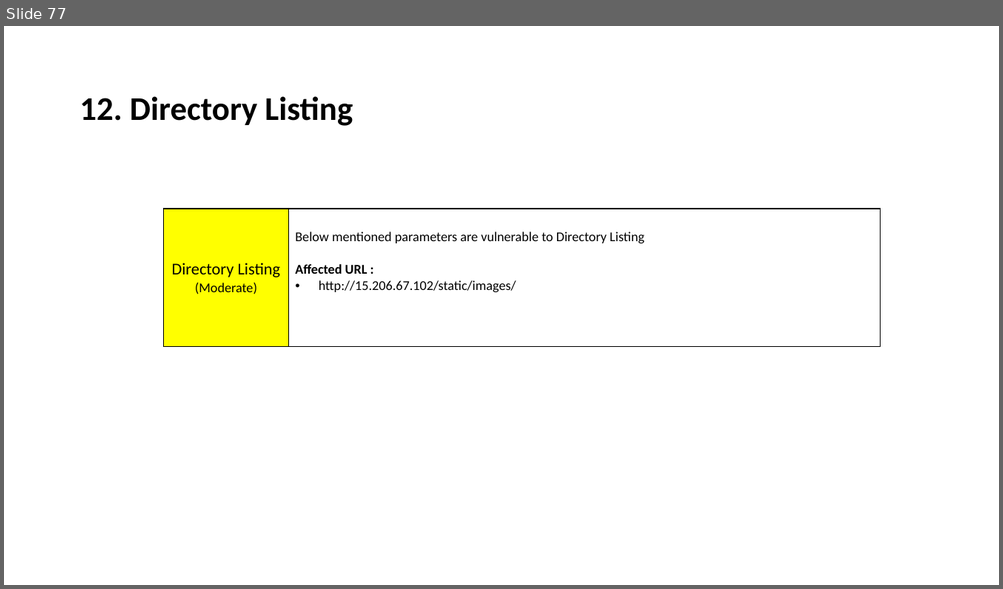
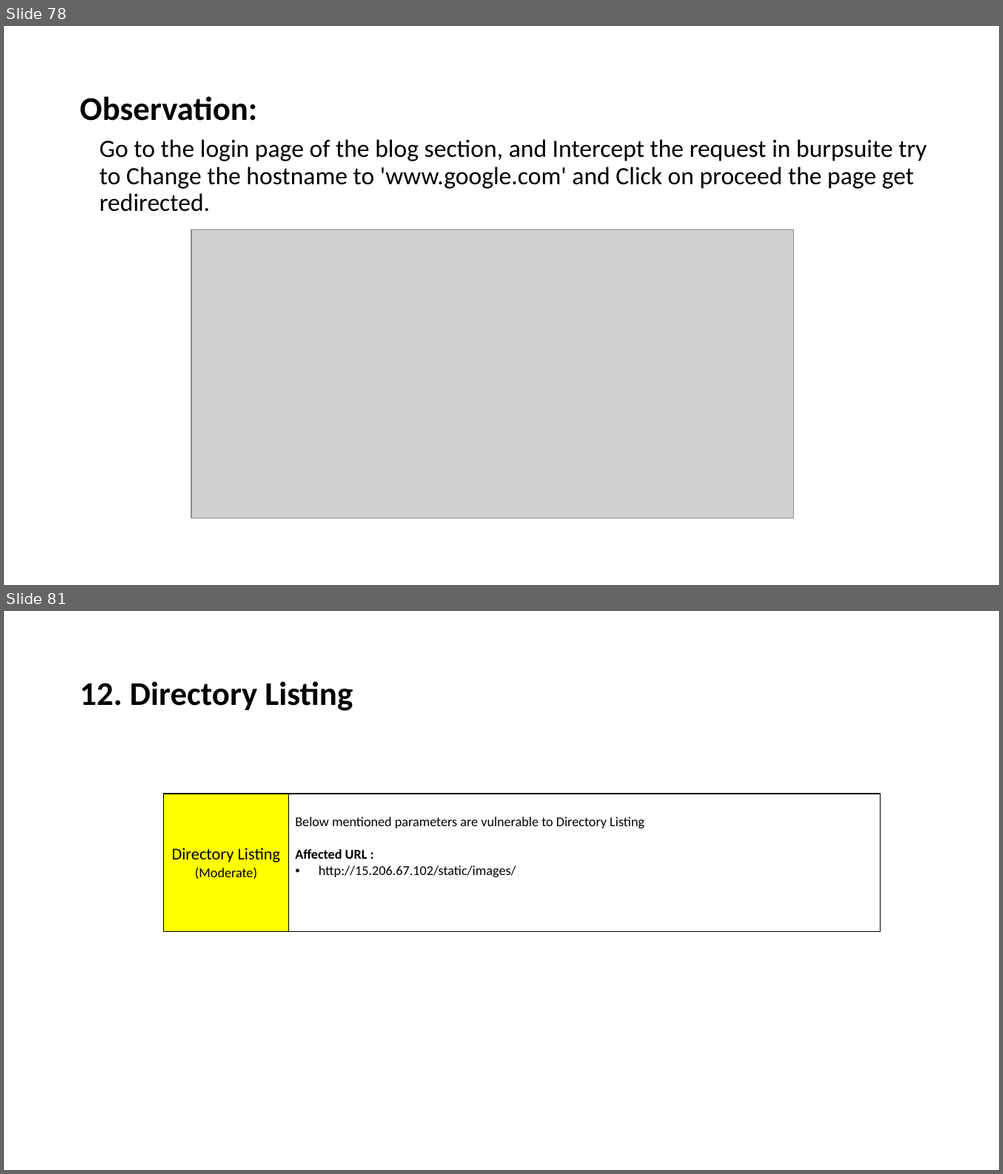
Before and after one commit to RocktimRajkumar/CEH-hack-a-thon, a slide deck: reports/Lifestyle Store/LifeStyle Store Application Reports.pptx. Shown one above the other, each under a label of ours: slide 77 before the commit, slides 78 and 81 after it; the slides between them are not shown. The pictures are 1003x589 and 1003x1174 pixels, drawn with LibreOffice and Linux fonts; fonts in the diff are those of the drawing; grey boxes stand for pictures. Boxes give left, top, right and bottom in pixels: in the first picture for what was removed or moved away, otherwise in the second. Text is boxed around its words. In the diff, an @@ line names an element or a change of style, - is before the commit and + after.

```diff
--- a/reports/Lifestyle Store/LifeStyle Store Application Reports.pptx
+++ b/reports/Lifestyle Store/LifeStyle Store Application Reports.pptx
@@ slide 78 added at <box>4,26,999,585</box>, background #FFFFFF @@
@@ title added at <box>79,96,257,121</box>, 32 pt, text #000000, bold @@
+Observation:
@@ text added at <box>99,139,926,212</box>, 24 pt, text #000000 @@
+Go to the login page of the blog section, and Intercept the request in burpsuite try to Change the hostname to 'www.google.com' and Click on proceed the page get redirected.
@@ picture added at <box>191,230,794,518</box> @@
@@ what was slide 77 is now slide 81 @@
```
Also in this commit, not shown: 3 other slides added.
